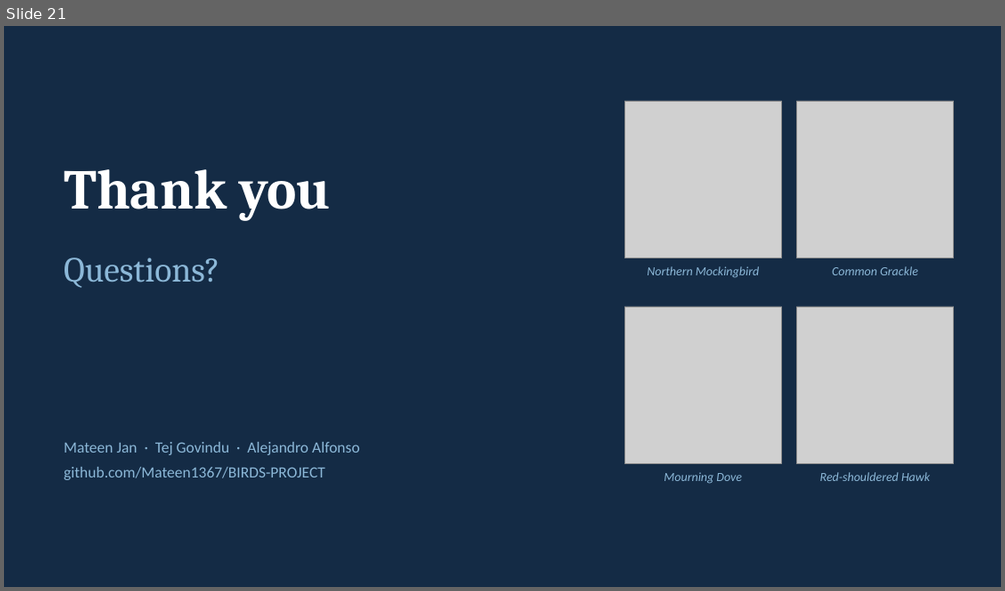
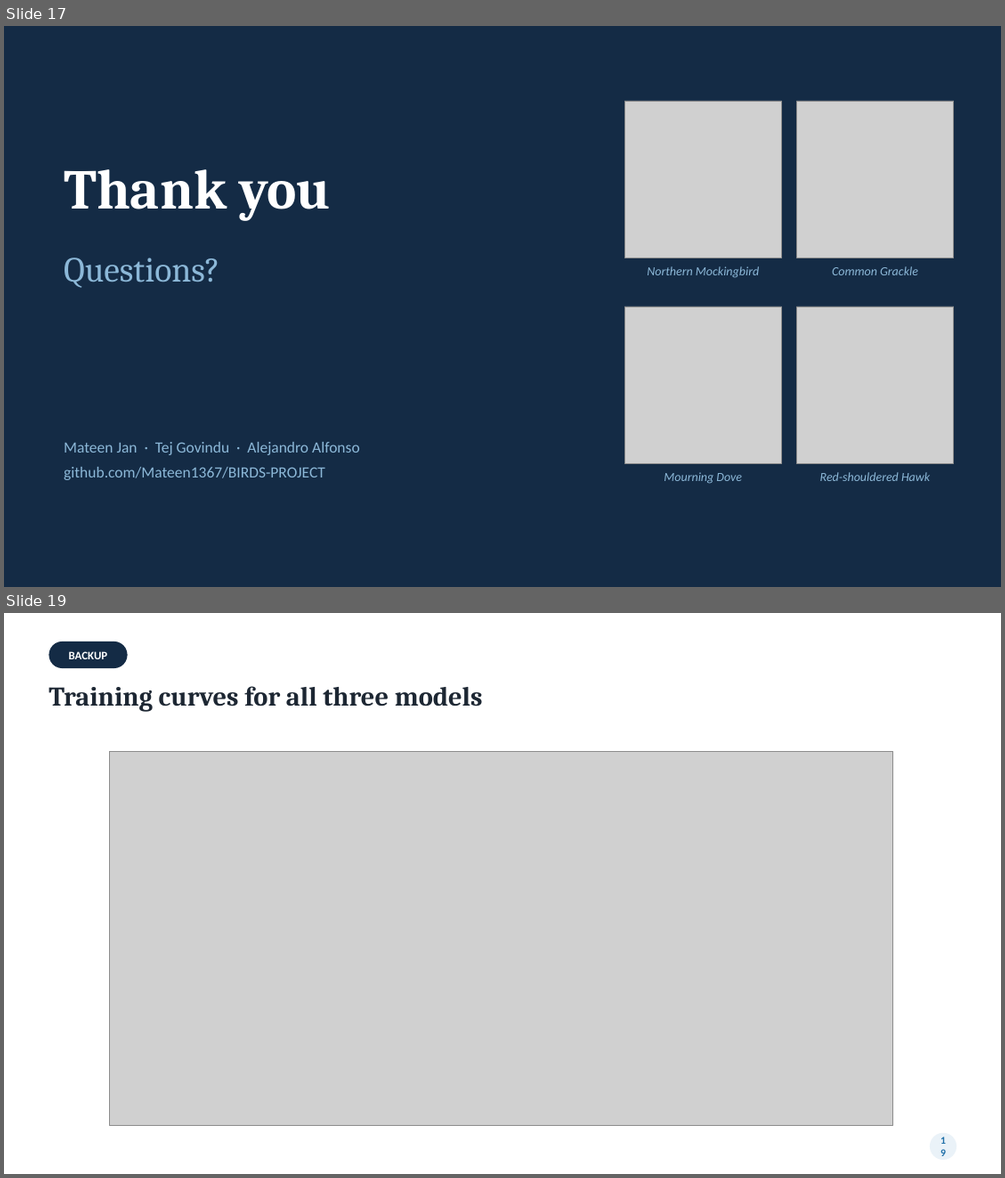
Before and after one commit to Mateen1367/BIRDS-PROJECT, a slide deck: reports/WhichTexasBird_Presentation.pptx. Shown one above the other, each under a label of ours: slide 21 before the commit, slides 17 and 19 after it; the slides between them are not shown. The pictures are 1005x591 and 1005x1178 pixels, drawn with LibreOffice and Linux fonts; fonts in the diff are those of the drawing; grey boxes stand for pictures. Boxes give left, top, right and bottom in pixels: in the first picture for what was removed or moved away, otherwise in the second. Text is boxed around its words. In the diff, an @@ line names an element or a change of style, - is before the commit and + after.

```diff
--- a/reports/WhichTexasBird_Presentation.pptx
+++ b/reports/WhichTexasBird_Presentation.pptx
@@ slide 19 added at (x1=4, y1=613, x2=1001, y2=1174), background #FFFFFF @@
@@ rounded rectangle added at (x1=48, y1=641, x2=128, y2=668), fill #142B45, 11 pt, text #FFFFFF, bold @@
+BACKUP
@@ text added at (x1=48, y1=686, x2=483, y2=711), 26 pt, text #1D2733, bold @@
+Training curves for all three models
@@ picture added at (x1=109, y1=751, x2=893, y2=1126) @@
@@ ellipse added at (x1=930, y1=1133, x2=956, y2=1159), fill #EAF2F8, 10 pt, text #1F6FA8, bold @@
+19
@@ what was slide 21 is now slide 17 @@
```
Also in this commit, not shown: 4 slides changed, 13 other slides added, 18 slides removed, 16 other files.
